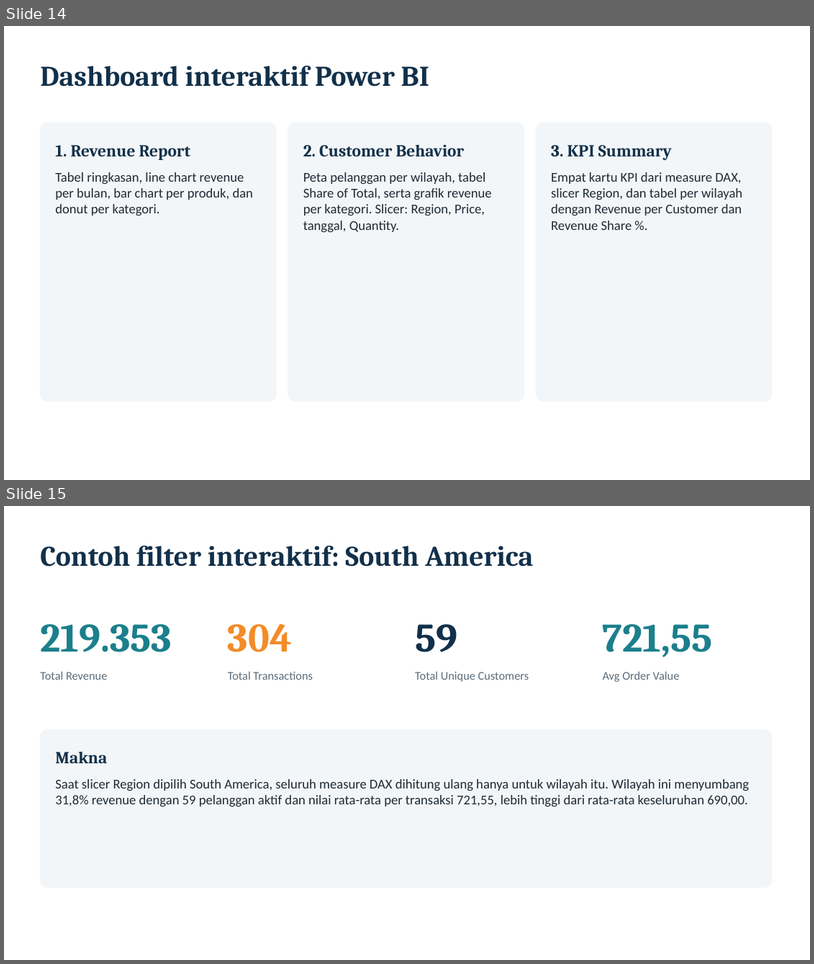
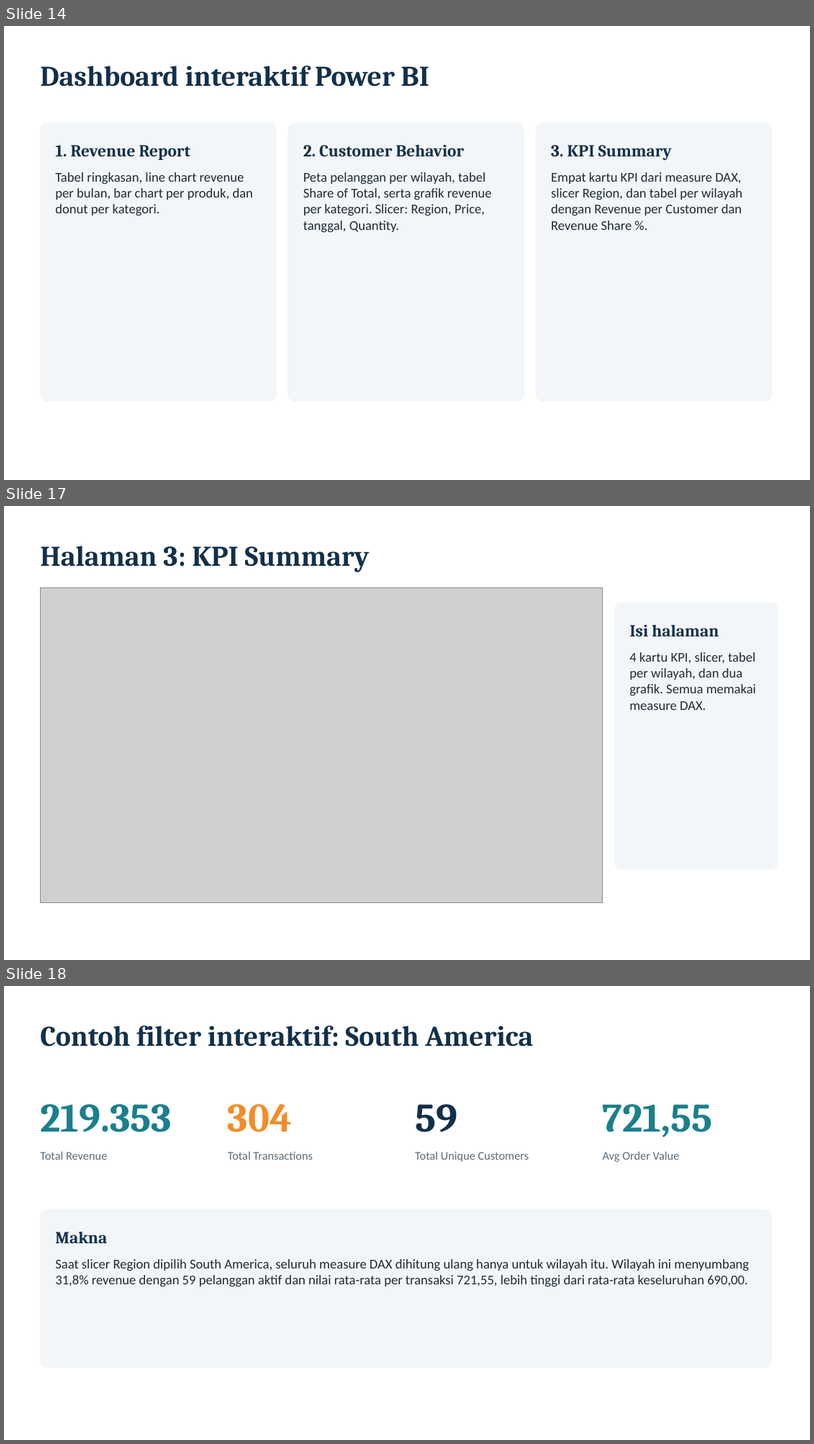
Before and after one commit to farhansech/EXACOUNT, a slide deck: output/EverMart_UTS_BDASC.pptx. Shown one above the other, each under a label of ours: slides 14 and 15 before the commit, slides 14, 17 and 18 after it; the slides between them are not shown. The pictures are 814x964 and 814x1444 pixels, drawn with LibreOffice and Linux fonts; fonts in the diff are those of the drawing; grey boxes stand for pictures. Boxes give left, top, right and bottom in pixels: in the first picture for what was removed or moved away, otherwise in the second. Text is boxed around its words. In the diff, an @@ line names an element or a change of style, - is before the commit and + after.

```diff
--- a/output/EverMart_UTS_BDASC.pptx
+++ b/output/EverMart_UTS_BDASC.pptx
@@ slide 17 added at [4,506,810,960], background #FFFFFF @@
@@ text added at [40,546,370,572], 34 pt, text #12304A, bold @@
+Halaman 3: KPI Summary
@@ picture added at [40,587,603,902] @@
@@ rounded rectangle added at [615,602,778,869], fill #F3F6F8, outline #F3F6F8 1 pt @@
@@ text added at [630,625,719,636], 20 pt, text #12304A, bold @@
+Isi halaman
@@ text added at [630,652,756,710], 16 pt, text #1E2A35 @@
+4 kartu KPI, slicer, tabel per wilayah, dan dua grafik. Semua memakai measure DAX.
@@ what was slide 15 is now slide 18 @@
```
Also in this commit, not shown: 2 other slides added.
